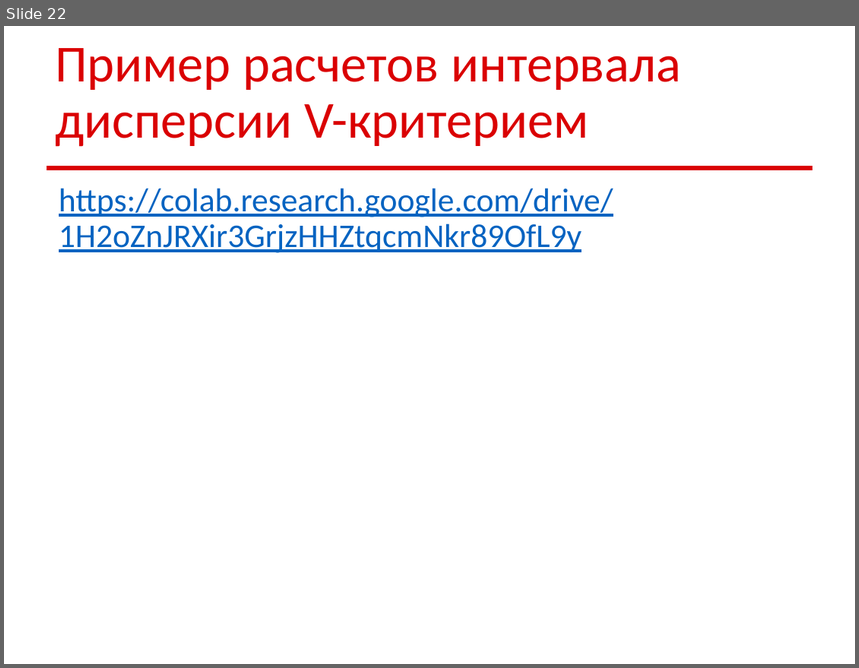
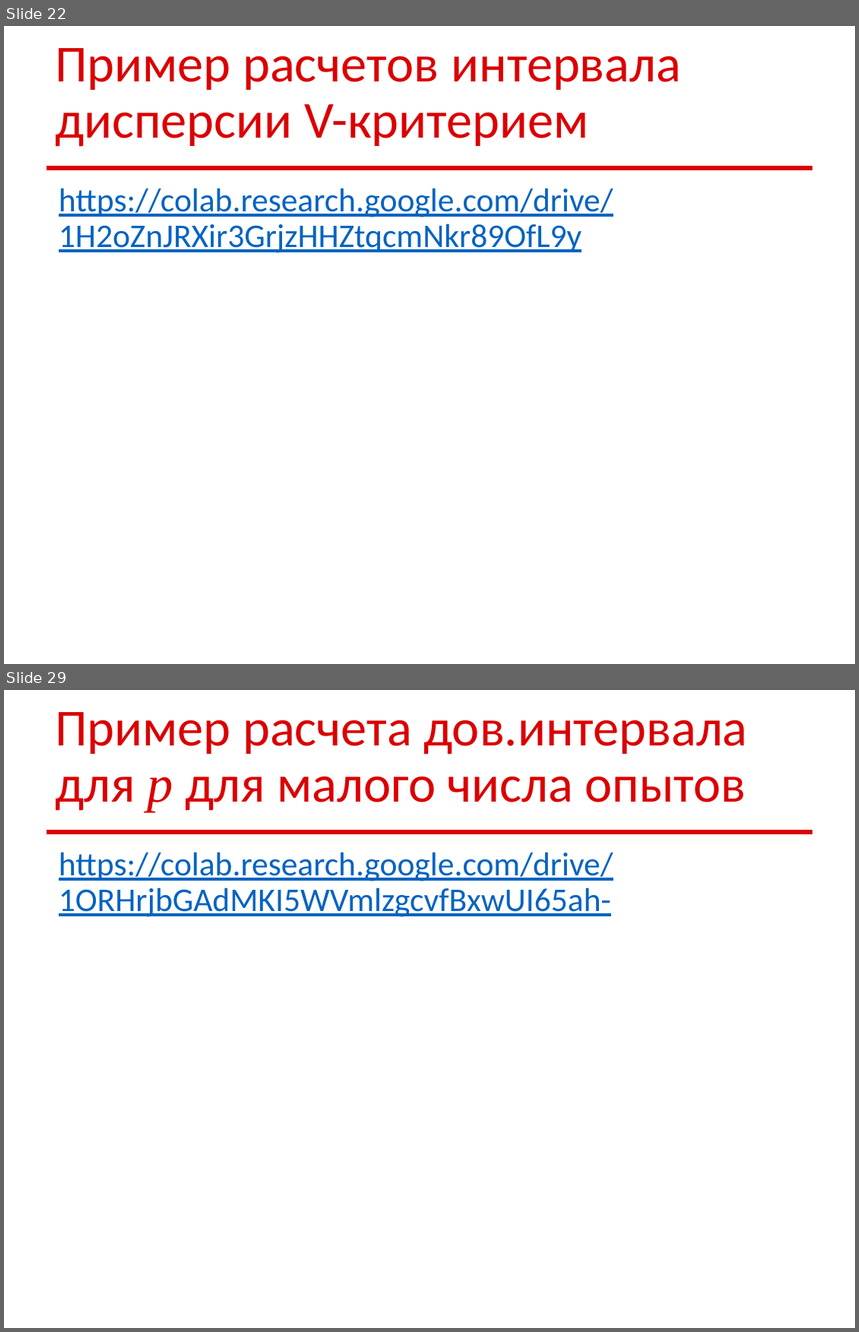
Before and after one commit to sudakov/math-for-ds, a slide deck: math_ds_03.pptx. Shown one above the other, each under a label of ours: slide 22 before the commit, slides 22 and 29 after it; the slides between them are not shown. The pictures are 859x668 and 859x1332 pixels, drawn with LibreOffice and Linux fonts; fonts in the diff are those of the drawing. Boxes give left, top, right and bottom in pixels: in the first picture for what was removed or moved away, otherwise in the second. Text is boxed around its words. In the diff, an @@ line names an element or a change of style, - is before the commit and + after.

```diff
--- a/math_ds_03.pptx
+++ b/math_ds_03.pptx
@@ slide 29 added at [4,690,855,1328], background #FFFFFF; not listed: 1 template element that a slide beside it also shows @@
@@ title added at [55,712,747,812], 44 pt, text #DA0002 @@
+Пример расчета дов.интервала для p для малого числа опытов
@@ text added at [59,852,614,917], 28 pt, text #0563C1, underline @@
+https://colab.research.google.com/drive/1ORHrjbGAdMKI5WVmlzgcvfBxwUI65ah-
```
Also in this commit, not shown: 3 slides changed, 10 other slides added.
